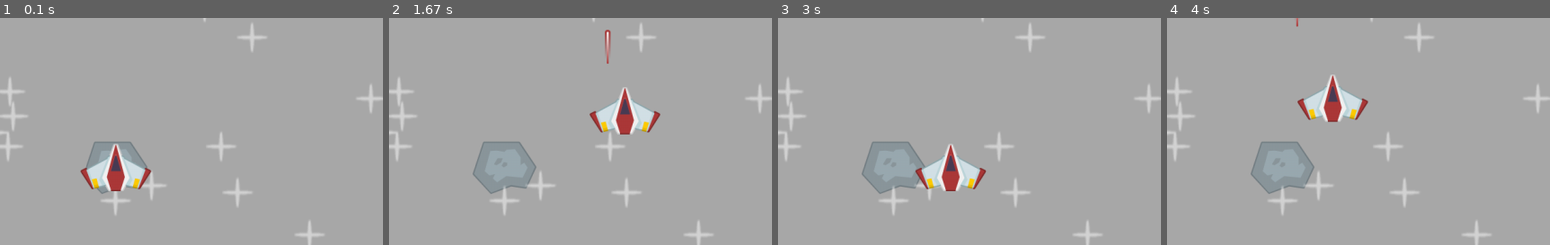
Above: before the commit, frames 1-4 (left to right).
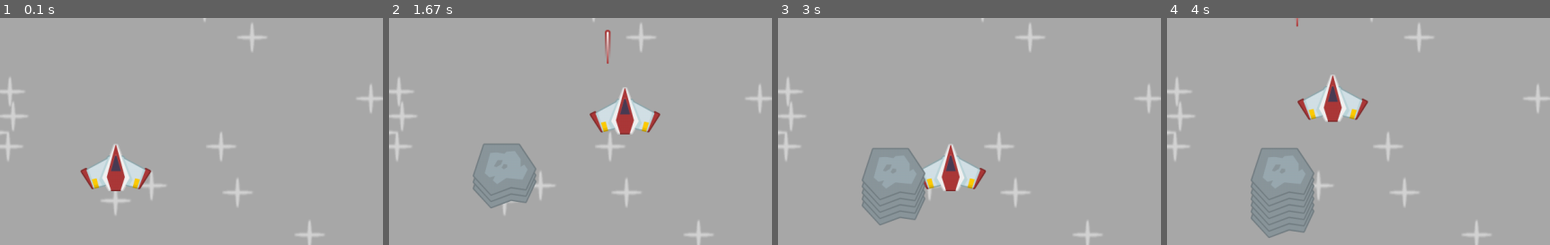
Above: after the commit, the same moments.

Repository: StefMcCuistion/PyGame-Practice-Exercises
Game: pygame game, started from src/space_shooter/code/main.py
Same seed, same stepped clock (60 frames per second), same inputs: the game is played once before the commit and once after it.
Inputs:
- Up to frame 1 (0.1 s): no input
- Up to frame 2 (1.67 s): tap Space at 0.33, 0.73, 1.03, 1.23, 1.57 s; hold Right 0.67-1.13 s; hold Up 1.17-1.47 s; hold Right from 1.5 s (still down)
- Up to frame 3 (3 s): tap Space at 1.87, 2.07, 2.37, 2.63, 2.97 s; release Right at 1.97 s; hold Left 2-2.53 s; hold Down 2.57-2.87 s; hold Left from 2.9 s (still down)
- Up to frame 4 (4 s): tap Space at 3.27, 3.4, 3.8 s; release Left at 3.3 s; hold Up 3.33-3.7 s; hold Right from 3.73 s (still down)
The pictures show only the part of the screen within x 34-84%, y 17-67%; the shares and areas given below are measured in that part.

The runs differ from the first frame. In frame 1, 0.8% of the frame differs, in the area x 22-39%, y 54-78%; in frame 2, 1.2%; in frame 3, 2.7%; in frame 4, 3.6%, in the area x 21-39%, y 54-97%.

Commit message:
Meteors are created at intervals, but do not self-delete

Diff:
--- a/src/space_shooter/code/main.py
+++ b/src/space_shooter/code/main.py
@@ -54,6 +54,24 @@
             self.rect.centery -= 400 * dt
             if self.rect.bottom < 0: self.kill()
 
+    class Meteor(OwO.sprite.Sprite):
+        def __init__(self, surf, pos, groups):
+            super().__init__(groups)
+            self.image = surf
+            self.rect = self.image.get_frect(center = pos)
+            self.creation_time = OwO.time.get_ticks()
+            self.lifespan = 2000
+
+        def update(self, dt):
+            self.rect.y += 20 * dt
+
+        def destruction_timer(self):
+            current_time = OwO.time.get_ticks()
+            if self.lifespan < current_time - self.creation_time:
+                self.kill()
+
+
+
     # General setup
     W, H = (
             1280,
@@ -76,11 +94,9 @@
 
     ## Meteor
     meteor_surf = OwO.image.load(join('..', 'images', 'meteor.png')).convert_alpha()
-    meteor_rect = meteor_surf.get_frect(center = (W / 2, H / 2))
 
     ## Lazer
     lazer_surf = OwO.image.load(join('..', 'images', 'laser.png')).convert_alpha()
-    lazer_rect = lazer_surf.get_frect(bottomleft = (20, H - 20))
 
     # Custom events -> Meteor event
     meteor_event = OwO.event.custom_type()
@@ -93,14 +109,13 @@
             if event.type == OwO.QUIT:
                 running = False
             if event.type == meteor_event:
-                print('create meteor')
+                Meteor(meteor_surf, (W / 2, H / 2), all_sprites)
 
         # Draw the game
 
         all_sprites.update(dt)
 
         display.fill('darkgray')
-        display.blit(meteor_surf, meteor_rect)
 
         all_sprites.draw(display)
 
